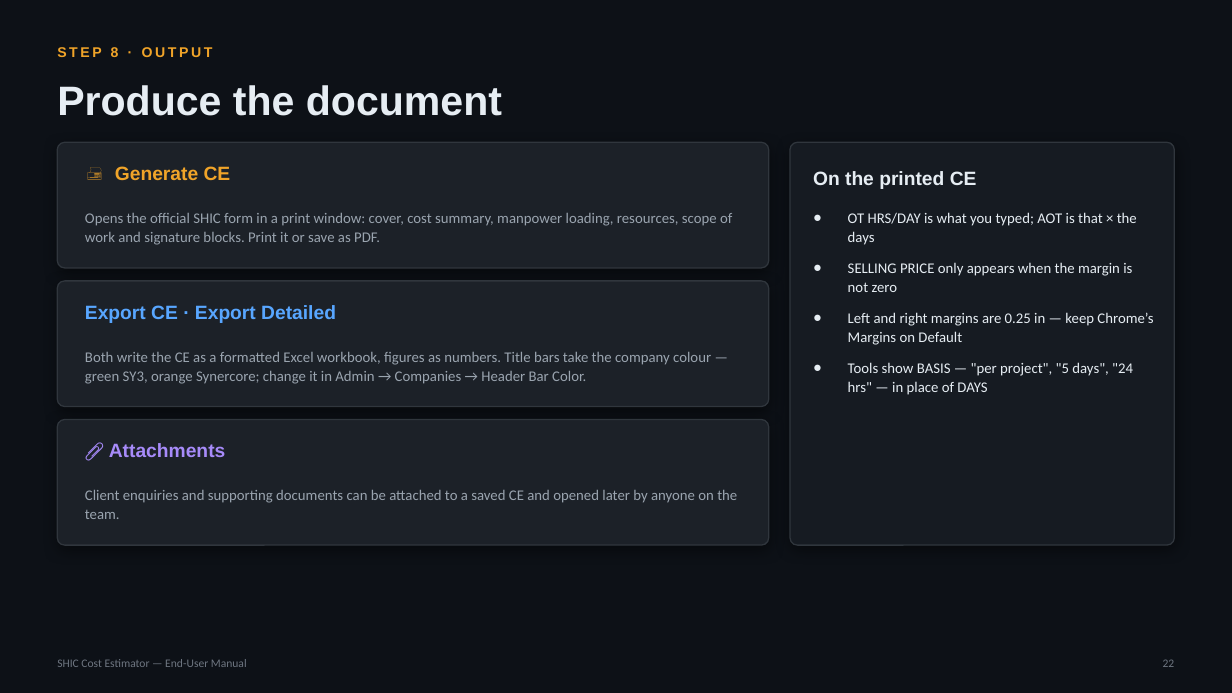
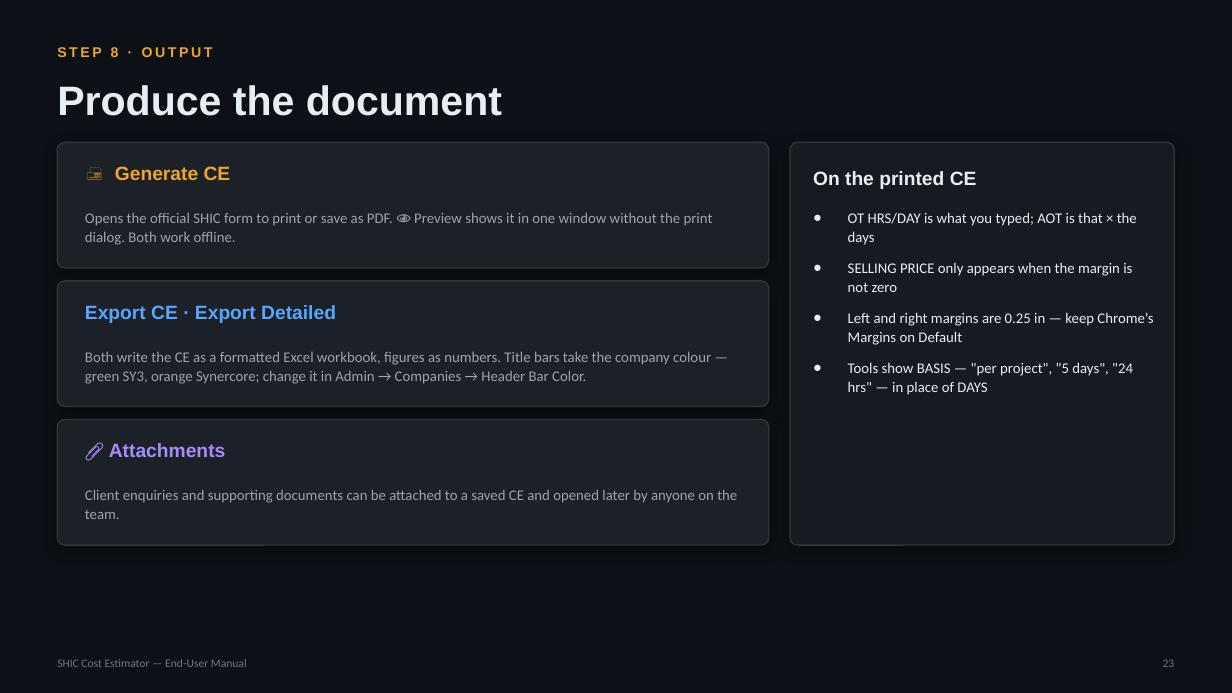
Before and after one commit to SYNERCORE/CostEstimation, a slide deck: slide 23 of docs/SHIC-Cost-Estimator-User-Manual.pptx (slide 22 before the commit). Drawn at 1232x693 pixels with LibreOffice and Linux fonts; fonts in the diff are those of the drawing. Boxes give left, top, right and bottom in pixels: in the first picture for what was removed or moved away, otherwise in the second. Text is boxed around its words. In the diff, an @@ line names an element or a change of style, - is before the commit and + after.

```diff
--- a/docs/SHIC-Cost-Estimator-User-Manual.pptx
+++ b/docs/SHIC-Cost-Estimator-User-Manual.pptx
@@ text at [85,213,713,245]: text changed @@
-Opens the official SHIC form in a print window: cover, cost summary, manpower loading, resources, scope of work and signature blocks. Print it or save as PDF.
+Opens the official SHIC form to print or save as PDF. 👁 Preview shows it in one window without the print dialog. Both work offline.
```
Also in this commit, not shown: 26 other slides changed, 2 slides added.
